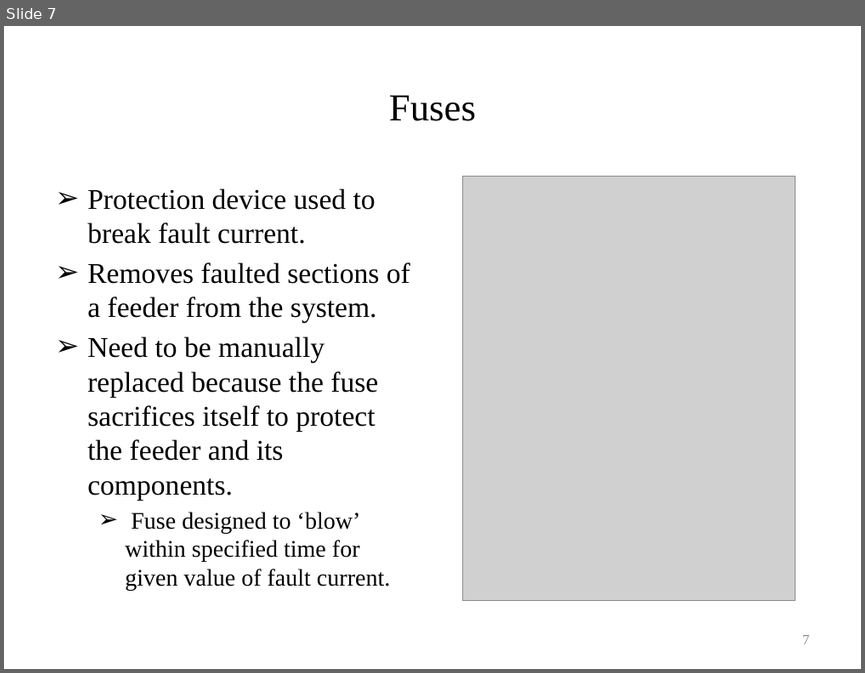
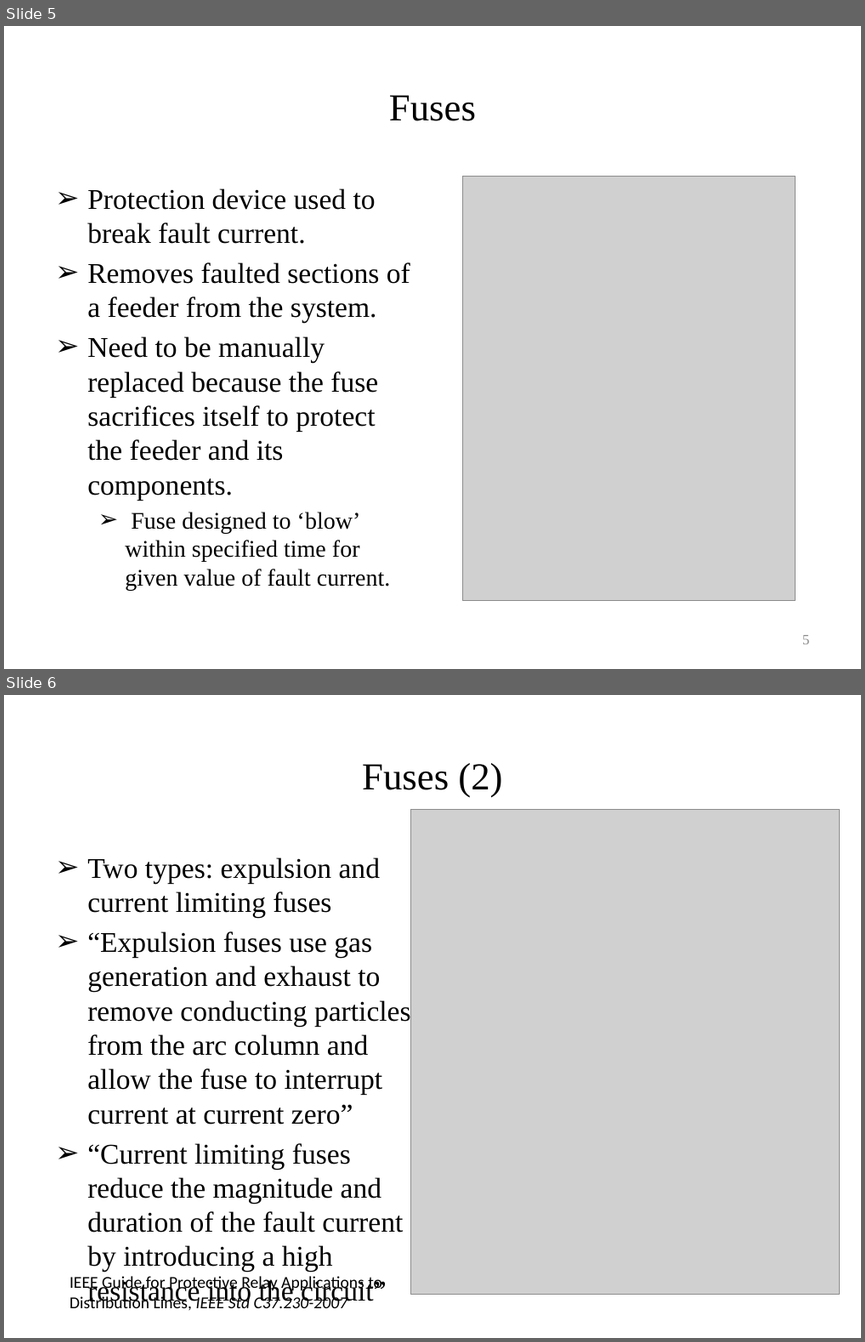
Before and after one commit to gridlab-d/course, a slide deck: University of Washington Class/Module 9 - Automated switching and reconfiguration.pptx. Shown one above the other, each under a label of ours: slide 7 before the commit, slides 5 and 6 after it. The pictures are 865x673 and 865x1342 pixels, drawn with LibreOffice and Linux fonts; fonts in the diff are those of the drawing; grey boxes stand for pictures. Boxes give left, top, right and bottom in pixels: in the first picture for what was removed or moved away, otherwise in the second. Text is boxed around its words. In the diff, an @@ line names an element or a change of style, - is before the commit and + after.

```diff
--- a/University of Washington Class/Module 9 - Automated switching and reconfiguration.pptx
+++ b/University of Washington Class/Module 9 - Automated switching and reconfiguration.pptx
@@ slide 6 added at <box>4,695,861,1338</box>, background #FFFFFF @@
@@ title added at <box>362,763,502,797</box>, 32 pt, text #000000 @@
+Fuses (2)
@@ picture added at <box>411,809,840,1293</box> @@
@@ text added at <box>87,857,411,1271</box>, 24 pt, text #000000 @@
+➢ Two types: expulsion and current limiting fuses
+➢ “Expulsion fuses use gas generation and exhaust to remove conducting particles from the arc column and allow the fuse to interrupt current at current zero”
+➢ “Current limiting fuses reduce the magnitude and duration of the fault current by introducing a high resistance into the circuit”
@@ text added at <box>69,1276,382,1310</box>, 14 pt, text #000000 @@
+IEEE Guide for Protective Relay Applications to Distribution Lines, IEEE Std C37.230-2007
@@ what was slide 7 is now slide 5 @@
@@ page number at <box>802,635,809,644</box>: text changed @@
-7
+5
```
Also in this commit, not shown: 4 slides changed, 18 other slides added.
